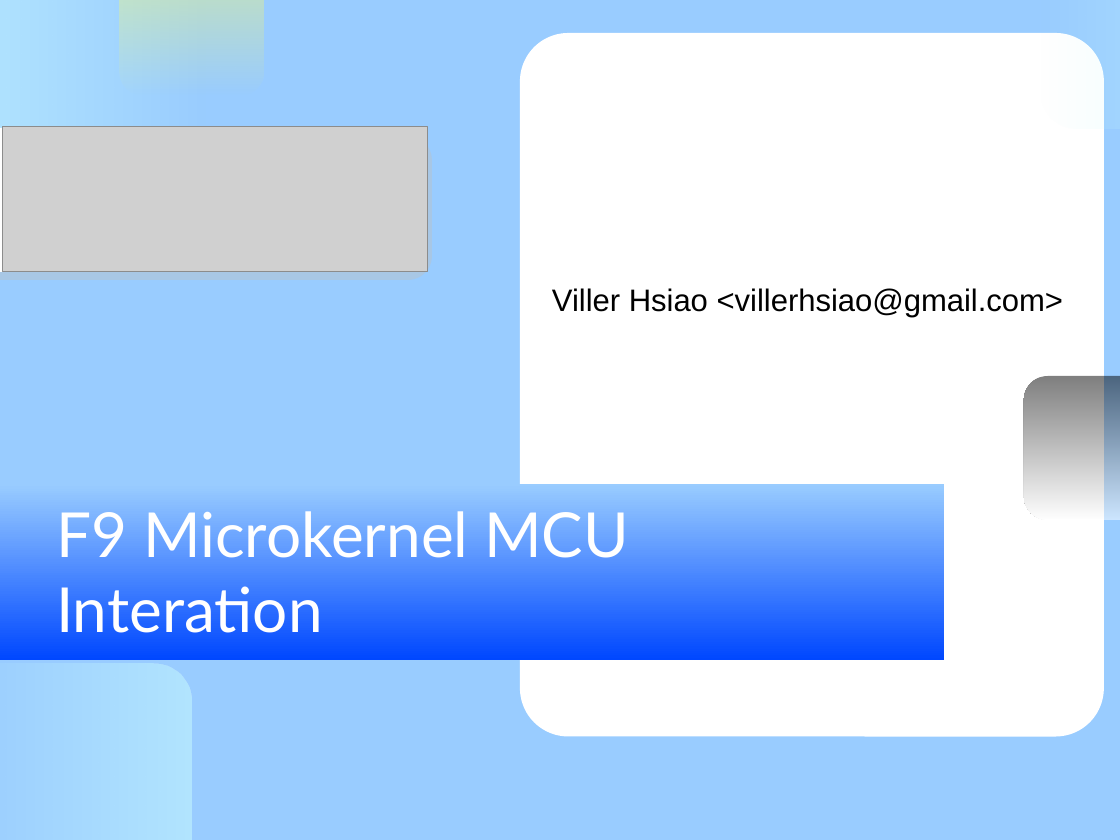
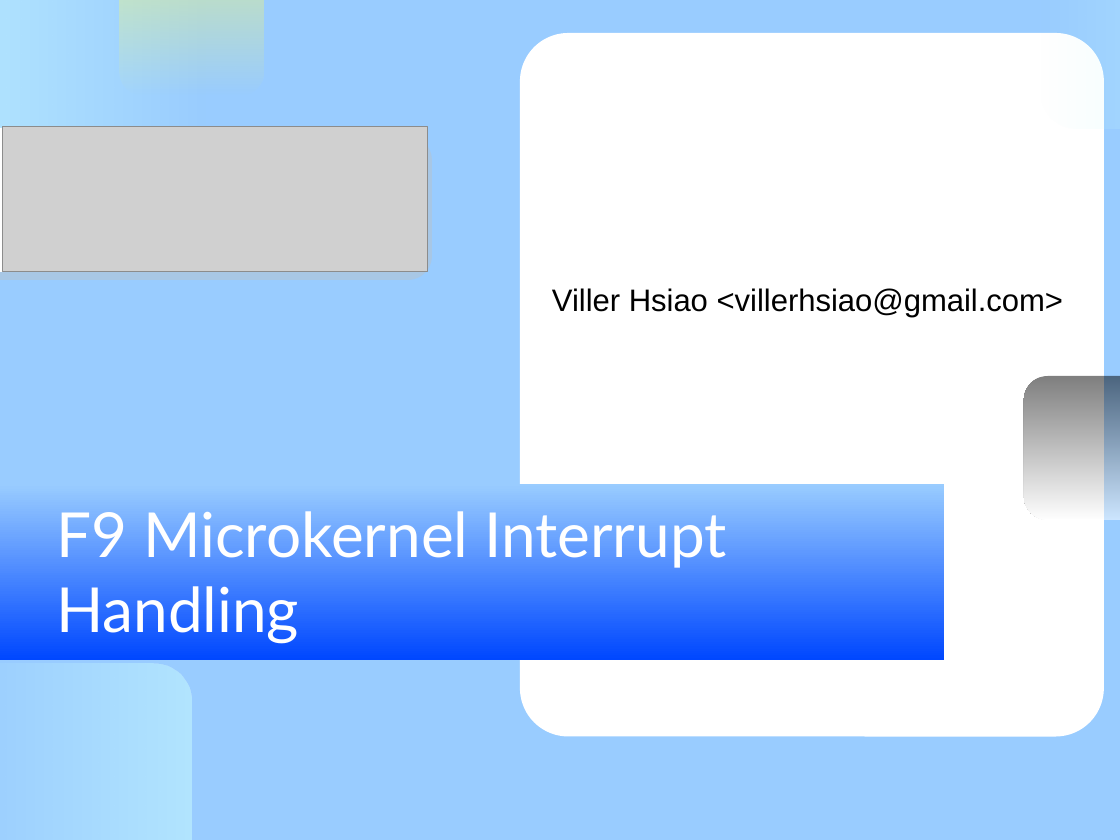
Before and after one commit to vh21/documents, a slide deck: slide 1 of ukernel/f9-microkernel-mcu-integration.odp. Drawn at 1120x840 pixels with LibreOffice and Linux fonts; fonts in the diff are those of the drawing; grey boxes stand for pictures. Boxes give left, top, right and bottom in pixels: in the first picture for what was removed or moved away, otherwise in the second. Text is boxed around its words. In the diff, an @@ line names an element or a change of style, - is before the commit and + after.

Commit message:
ukernel: f9kernel: add ISR handling and Softirq handling

```diff
--- a/ukernel/f9-microkernel-mcu-integration.odp
+++ b/ukernel/f9-microkernel-mcu-integration.odp
@@ title at box(56, 511, 726, 644): text changed @@
-F9 Microkernel MCU Interation
+F9 Microkernel Interrupt Handling
```
Also in this commit, not shown: 7 other slides changed, 7 slides added, 3 slides removed.
